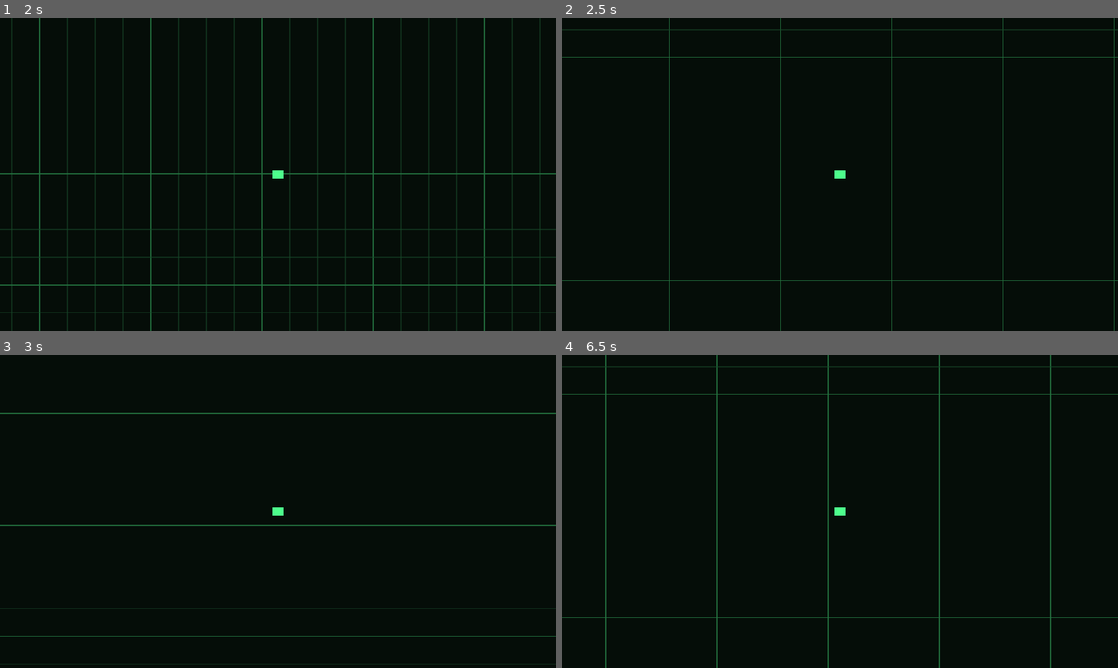
Above: before the commit, frames 1-4 (two rows, left to right).
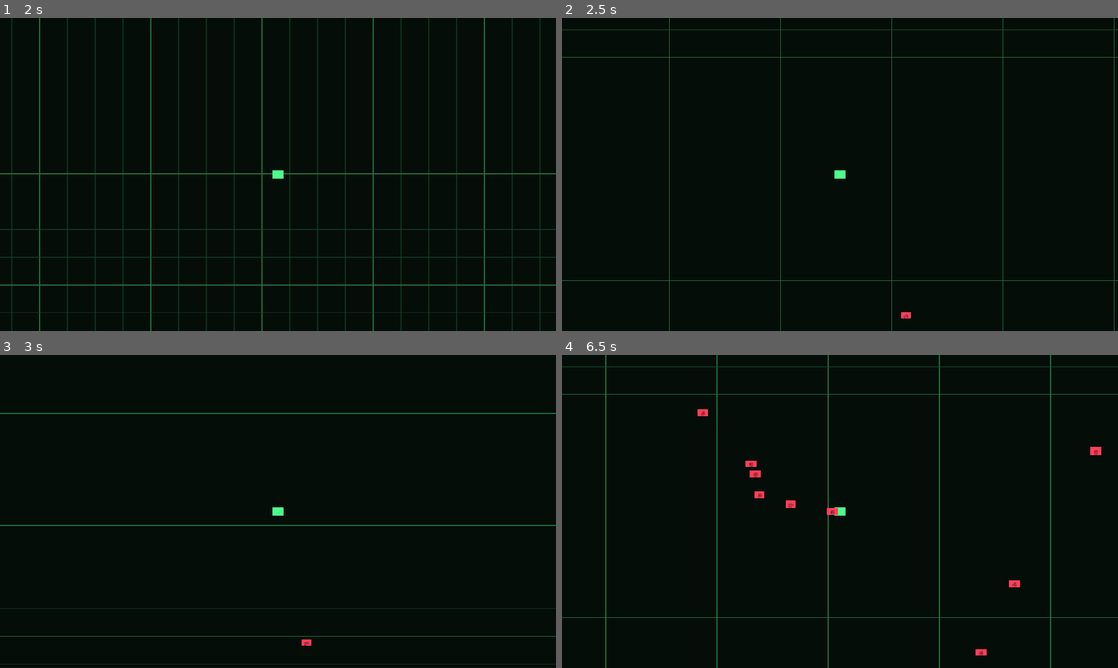
Above: after the commit, the same moments.

Repository: techafreshh/sigkill
Game: Godot game, scene res://main.tscn
The game is run twice, just before and just after one commit, with the same random seed, the same clock (stepped at 60 frames per second) and the same inputs.
Inputs:
- Up to frame 1 (2 s): tap Enter at 0.5 s; hold D (move_right) 0.53-1.28 s; hold S (move_down) from 1.28 s (still down)
- Up to frame 2 (2.5 s): release S (move_down) at 2.03 s; hold D (move_right) from 2.03 s (still down)
- Up to frame 3 (3 s): release D (move_right) at 2.78 s; hold W (move_up) from 2.78 s (still down)
- Up to frame 4 (6.5 s): release W (move_up) at 3.53 s; hold A (move_left) 3.53-5.03 s; hold S (move_down) 5.03-5.78 s; hold D (move_right) from 5.78 s (still down)

Frame 1 is identical in both runs. In frame 2, less than 0.1% of the frame differs, in the area x 61-63%, y 94-96%; in frame 3, less than 0.1%; in frame 4, 0.4%, in the area x 24-97%, y 17-96%.

Commit message:
Add chaser enemy plus off-screen ring spawner with entity cap 300
Chaser is a CharacterBody2D steering straight at the player each physics
tick (velocity = direction.normalized() * speed + move_and_slide,
MOTION_MODE_FLOATING mirroring player.gd). Spawner is a Main child that
spawns chaser.tscn instances on a player-centered ring at
min_view_radius + randf(50,150) and refuses to spawn once
get_nodes_in_group("enemies").size() >= max_entities (default 300).
Spawner logs SPAWNER_SPAWN SPAWN_DIST/MIN_VIEW_RADIUS/ALIVE per spawn
and SPAWNER_STATUS with the group-size literal plus MAX_ALIVE peak.
Chaser uses collision layer 2 / mask 0 so the swarm cannot body-block
the player (keeps 60s autoplay ERRORS=0); contact damage is a later
issue. Five headless tests cover default cap, group membership,
off-screen ring, cap enforcement, and steering.

Diff:
--- /dev/null
+++ b/enemies/chaser.gd
@@ -0,0 +1,39 @@
+extends CharacterBody2D
+
+const TERMINAL_THEME := preload("res://data/theme.tres")
+
+@export var speed := 140.0
+@export var target_path: NodePath
+
+var target: Node2D
+var theme: TerminalTheme
+
+
+func _ready() -> void:
+	motion_mode = CharacterBody2D.MOTION_MODE_FLOATING
+	add_to_group("enemies")
+	theme = TERMINAL_THEME as TerminalTheme
+	if target_path != null and not target_path.is_empty():
+		target = get_node_or_null(target_path) as Node2D
+	queue_redraw()
+
+
+func _physics_process(_delta: float) -> void:
+	if not is_instance_valid(target):
+		velocity = Vector2.ZERO
+		move_and_slide()
+		return
+	var direction: Vector2 = target.global_position - global_position
+	if direction.length() > 1.0:
+		velocity = direction.normalized() * speed
+	else:
+		velocity = Vector2.ZERO
+	move_and_slide()
+
+
+func _draw() -> void:
+	var col := Color(1.0, 0.25, 0.35, 1.0)
+	draw_rect(Rect2(Vector2(-12, -8), Vector2(24, 16)), col)
+	if theme != null and theme.font != null and theme.glyphs != null and (theme.glyphs as PackedStringArray).size() > 0:
+		var glyph: String = (theme.glyphs as PackedStringArray)[0]
+		draw_string(theme.font, Vector2(-5, 5), glyph, HORIZONTAL_ALIGNMENT_LEFT, -1.0, 12.0, Color(0.05, 0.0, 0.0, 1.0))
--- /dev/null
+++ b/enemies/chaser.tscn
@@ -0,0 +1,15 @@
+[gd_scene load_steps=3 format=3]
+
+[ext_resource type="Script" path="res://enemies/chaser.gd" id="1"]
+
+[sub_resource type="RectangleShape2D" id="RectangleShape2D_chaser"]
+size = Vector2(24, 16)
+
+[node name="Chaser" type="CharacterBody2D"]
+groups=["enemies"]
+collision_layer = 2
+collision_mask = 0
+script = ExtResource("1")
+
+[node name="CollisionShape2D" type="CollisionShape2D" parent="."]
+shape = SubResource("RectangleShape2D_chaser")
--- a/main.tscn
+++ b/main.tscn
@@ -1,8 +1,9 @@
-[gd_scene load_steps=5 format=3]
+[gd_scene load_steps=6 format=3]
 
 [ext_resource type="Script" path="res://main.gd" id="1"]
 [ext_resource type="Script" path="res://player.gd" id="2"]
 [ext_resource type="Script" path="res://world/ground.gd" id="3"]
+[ext_resource type="Script" path="res://spawner.gd" id="4"]
 
 [sub_resource type="RectangleShape2D" id="RectangleShape2D_player"]
 size = Vector2(28, 20)
@@ -25,6 +26,10 @@
 position_smoothing_enabled = false
 enabled = true
 
+[node name="Spawner" type="Node2D" parent="."]
+script = ExtResource("4")
+player_path = NodePath("../Player")
+
 [node name="StatusLabel" type="Label" parent="."]
 offset_right = 400.0
 offset_bottom = 30.0
--- /dev/null
+++ b/spawner.gd
@@ -0,0 +1,97 @@
+extends Node2D
+## Off-screen ring spawner. Spawns chaser enemies on a player-centered ring
+## just outside the viewport, refusing to exceed max_entities.
+
+const CHASER_SCENE: PackedScene = preload("res://enemies/chaser.tscn")
+const FALLBACK_VIEWPORT_SIZE := Vector2(1280, 720)
+const STATUS_EVERY_TICKS := 60
+
+@export var max_entities := 300
+@export var spawn_interval := 0.5
+@export var batch_size := 1
+@export var spawn_margin_min := 50.0
+@export var spawn_margin_max := 150.0
+@export var chaser_scene: PackedScene = CHASER_SCENE
+@export var player_path: NodePath
+
+var player: Node2D
+var peak_alive := 0
+var _accum := 0.0
+var _tick := 0
+
+
+func _ready() -> void:
+	_resolve_player()
+
+
+func _physics_process(delta: float) -> void:
+	_tick += 1
+	var alive := get_tree().get_nodes_in_group("enemies").size()
+	if alive > peak_alive:
+		peak_alive = alive
+	_accum += delta
+	if _accum >= spawn_interval:
+		_accum = 0.0
+		_try_spawn()
+	if _tick % STATUS_EVERY_TICKS == 0:
+		var current := get_tree().get_nodes_in_group("enemies").size()
+		if current > peak_alive:
+			peak_alive = current
+		print("SPAWNER_STATUS get_nodes_in_group(\"enemies\").size()=%d MAX_ALIVE=%d" % [current, peak_alive])
+
+
+func _resolve_player() -> void:
+	if player_path != null and not player_path.is_empty():
+		player = get_node_or_null(player_path) as Node2D
+	if player == null:
+		player = get_node_or_null("../Player") as Node2D
+	if player == null and get_tree() != null:
+		player = get_tree().get_first_node_in_group("player") as Node2D
+
+
+func _min_view_radius() -> float:
+	var viewport_size := get_viewport().get_visible_rect().size
+	if viewport_size.x <= 0.0 or viewport_size.y <= 0.0:
+		viewport_size = FALLBACK_VIEWPORT_SIZE
+	return 0.5 * viewport_size.length()
+
+
+func _spawn_center() -> Vector2:
+	if is_instance_valid(player):
+		return (player as Node2D).global_position
+	var cam := get_viewport().get_camera_2d()
+	if cam != null:
+		return cam.get_screen_center_position()
+	return global_position
+
+
+func _try_spawn() -> void:
+	var alive := get_tree().get_nodes_in_group("enemies").size()
+	if alive > peak_alive:
+		peak_alive = alive
+	if alive >= max_entities:
+		return
+	var room: int = mini(batch_size, max_entities - alive)
+	if room <= 0:
+		return
+	if not is_instance_valid(player):
+		_resolve_player()
+	var center := _spawn_center()
+	var radius := _min_view_radius()
+	for i in room:
+		var scene: PackedScene = chaser_scene if chaser_scene != null else CHASER_SCENE
+		if scene == null:
+			return
+		var chaser := scene.instantiate() as Node2D
+		if chaser == null:
+			return
+		var angle := randf() * TAU
+		var dist := radius + randf_range(spawn_margin_min, spawn_margin_max)
+		add_child(chaser)
+		chaser.global_position = center + Vector2(cos(angle), sin(angle)) * dist
+		if is_instance_valid(player):
+			chaser.set("target", player)
+		var now_alive := get_tree().get_nodes_in_group("enemies").size()
+		if now_alive > peak_alive:
+			peak_alive = now_alive
+		print("SPAWNER_SPAWN SPAWN_DIST=%.2f MIN_VIEW_RADIUS=%.2f ALIVE=%d" % [dist, radius, now_alive])
--- a/tests/test_runner.gd
+++ b/tests/test_runner.gd
@@ -36,6 +36,11 @@
 		"test_player_moves_all_axes",
 		"test_camera_follows_player",
 		"test_ground_renders",
+		"test_spawner_default_cap_is_300",
+		"test_chaser_in_enemies_group",
+		"test_spawner_ring_spawns_offscreen",
+		"test_spawner_enforces_cap",
+		"test_chaser_steers_toward_player",
 		"test_sanity_math",
 		"test_nominal_seconds_math",
 		"test_measured_clock_accumulates",
@@ -220,6 +225,143 @@
 	return ok
 
 
+func _clear_enemies() -> void:
+	for node: Node in get_nodes_in_group("enemies"):
+		node.queue_free()
+	await process_frame
+	await process_frame
+
+
+func _viewport_radius() -> float:
+	var viewport_size := root.get_visible_rect().size
+	if viewport_size.x <= 0.0 or viewport_size.y <= 0.0:
+		viewport_size = Vector2(1280, 720)
+	return 0.5 * viewport_size.length()
+
+
+func _mean_enemy_distance_to(player: Node2D, enemies: Array) -> float:
+	var total := 0.0
+	var count := 0
+	for enemy: Node in enemies:
+		if is_instance_valid(enemy) and enemy is Node2D and is_instance_valid(player):
+			total += (enemy as Node2D).global_position.distance_to((player as Node2D).global_position)
+			count += 1
+	if count == 0:
+		return -1.0
+	return total / float(count)
+
+
+func test_spawner_default_cap_is_300() -> bool:
+	var ok := true
+	var spawner: Node = load("res://spawner.gd").new()
+	ok = assert_true(spawner != null, "spawner script instantiates") and ok
+	if spawner == null:
+		return false
+	ok = assert_eq(int(spawner.get("max_entities")), 300, "spawner default cap is 300") and ok
+	spawner.free()
+	return ok
+
+
+func test_chaser_in_enemies_group() -> bool:
+	var ok := true
+	var packed := load("res://enemies/chaser.tscn") as PackedScene
+	ok = assert_true(packed != null, "chaser scene loads as PackedScene") and ok
+	if packed == null:
+		return false
+	var chaser := packed.instantiate()
+	root.add_child(chaser)
+	ok = assert_true(chaser.is_in_group("enemies"), "chaser joins enemies group") and ok
+	chaser.queue_free()
+	return ok
+
+
+func test_spawner_ring_spawns_offscreen() -> bool:
+	var ok := true
+	await _clear_enemies()
+	var instance := _instantiate_main()
+	ok = assert_true(instance != null, "main scene instantiates") and ok
+	if instance == null:
+		return false
+	await process_frame
+	var player := instance.get_node_or_null("Player") as Node2D
+	ok = assert_true(player != null, "main scene has Player") and ok
+	if player == null:
+		instance.queue_free()
+		return false
+	for i in 40:
+		await physics_frame
+	var enemies := get_nodes_in_group("enemies")
+	ok = assert_true(enemies.size() > 0, "spawner produced enemies") and ok
+	if enemies.is_empty():
+		instance.queue_free()
+		return false
+	var radius := _viewport_radius()
+	var farthest := 0.0
+	for enemy: Node in enemies:
+		var dist: float = (enemy as Node2D).global_position.distance_to(player.global_position)
+		if dist > farthest:
+			farthest = dist
+	ok = assert_true(farthest > radius, "newest spawn outside viewport (dist=%.1f radius=%.1f)" % [farthest, radius]) and ok
+	instance.queue_free()
+	return ok
+
+
+func test_spawner_enforces_cap() -> bool:
+	var ok := true
+	await _clear_enemies()
+	var instance := _instantiate_main()
+	ok = assert_true(instance != null, "main scene instantiates") and ok
+	if instance == null:
+		return false
+	await process_frame
+	var spawner := instance.get_node_or_null("Spawner")
+	ok = assert_true(spawner != null, "main scene has Spawner") and ok
+	if spawner == null:
+		instance.queue_free()
+		return false
+	spawner.set("max_entities", 5)
+	spawner.set("spawn_interval", 0.05)
+	for i in 120:
+		await physics_frame
+	var alive := get_nodes_in_group("enemies").size()
+	ok = assert_true(alive <= 5, "spawner respects overridden cap (alive=%d)" % alive) and ok
+	instance.queue_free()
+	return ok
+
+
+func test_chaser_steers_toward_player() -> bool:
+	var ok := true
+	await _clear_enemies()
+	var instance := _instantiate_main()
+	ok = assert_true(instance != null, "main scene instantiates") and ok
+	if instance == null:
+		return false
+	await process_frame
+	var player := instance.get_node_or_null("Player") as Node2D
+	var spawner := instance.get_node_or_null("Spawner")
+	ok = assert_true(player != null, "main scene has Player") and ok
+	ok = assert_true(spawner != null, "main scene has Spawner") and ok
+	if player == null or spawner == null:
+		instance.queue_free()
+		return false
+	for i in 90:
+		await physics_frame
+	var tracked := get_nodes_in_group("enemies").duplicate()
+	ok = assert_true(tracked.size() > 0, "spawner produced enemies to track") and ok
+	if tracked.is_empty():
+		instance.queue_free()
+		return false
+	var before := _mean_enemy_distance_to(player, tracked)
+	spawner.set("spawn_interval", 3600.0)
+	for i in 60:
+		await physics_frame
+	var after := _mean_enemy_distance_to(player, tracked)
+	ok = assert_true(after >= 0.0, "tracked enemies still alive") and ok
+	ok = assert_true(after < before, "enemies steer toward player (%.1f -> %.1f)" % [before, after]) and ok
+	instance.queue_free()
+	return ok
+
+
 func test_sanity_math() -> bool:
 	var ok := true
 	ok = assert_eq(2 + 2, 4, "sanity math") and ok
Not shown, added: spawner.gd.uid
